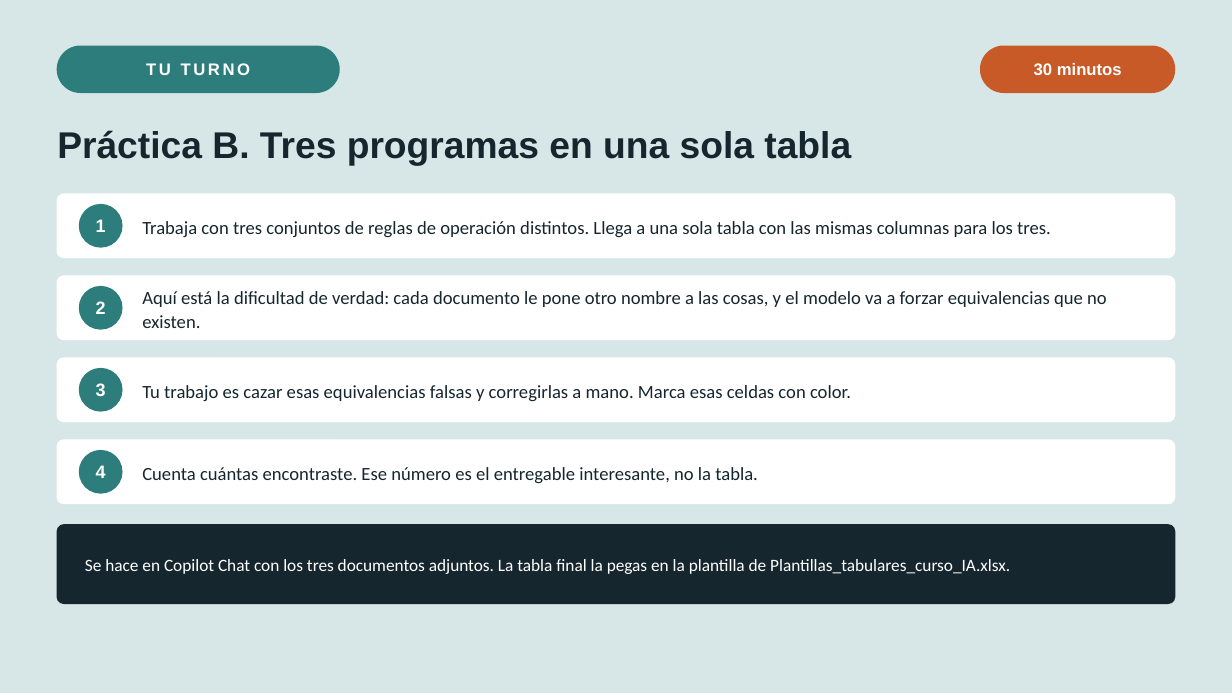
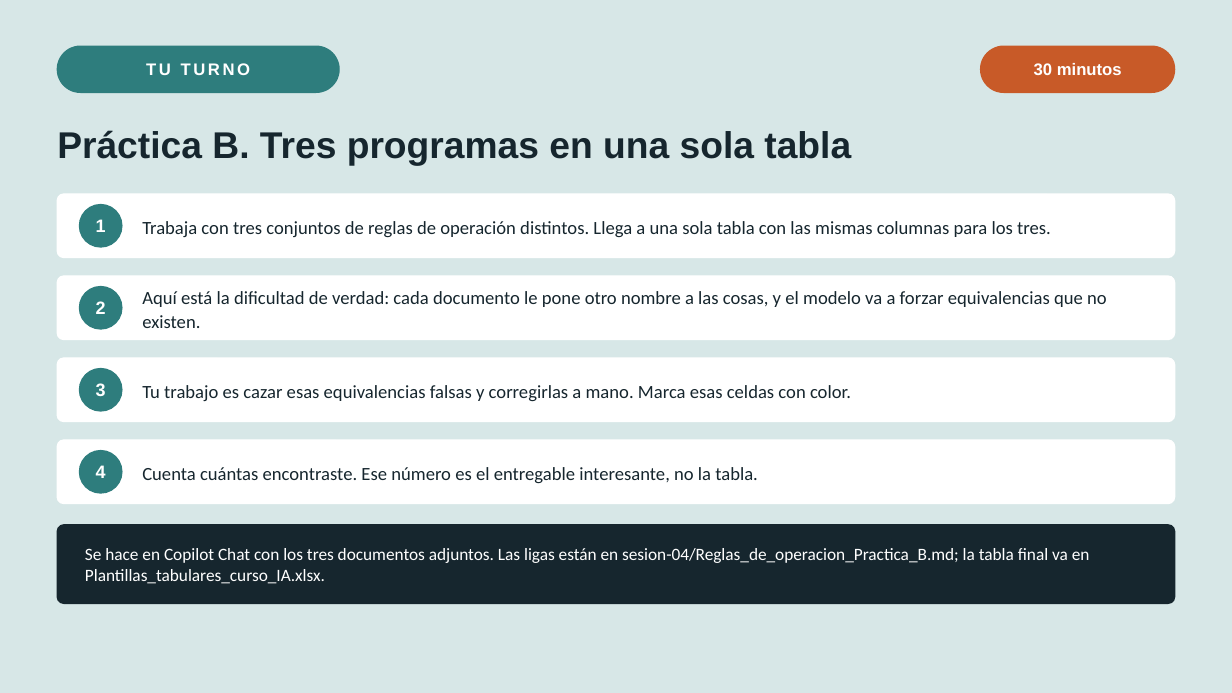
Before and after one commit to marvtrejo/curso-inegi-gen-ai, a slide deck: slide 8 of sesion-04/Sesion_04_PLN_Gestion_Documental.pptx. Drawn at 1232x693 pixels with LibreOffice and Linux fonts; fonts in the diff are those of the drawing. Boxes give left, top, right and bottom in pixels: in the first picture for what was removed or moved away, otherwise in the second. Text is boxed around its words. In the diff, an @@ line names an element or a change of style, - is before the commit and + after.

```diff
--- a/sesion-04/Sesion_04_PLN_Gestion_Documental.pptx
+++ b/sesion-04/Sesion_04_PLN_Gestion_Documental.pptx
@@ text at [85,548,1090,584]: text changed @@
-Se hace en Copilot Chat con los tres documentos adjuntos. La tabla final la pegas en la plantilla de Plantillas_tabulares_curso_IA.xlsx.
+Se hace en Copilot Chat con los tres documentos adjuntos. Las ligas están en sesion-04/Reglas_de_operacion_Practica_B.md; la tabla final va en Plantillas_tabulares_curso_IA.xlsx.
```
Also in this commit, not shown: 2 other files.
